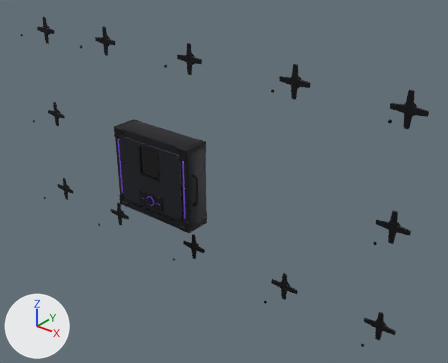
A saved change to the glTF model gadgets/wall-fortification/wall-fortification-xl.glb.
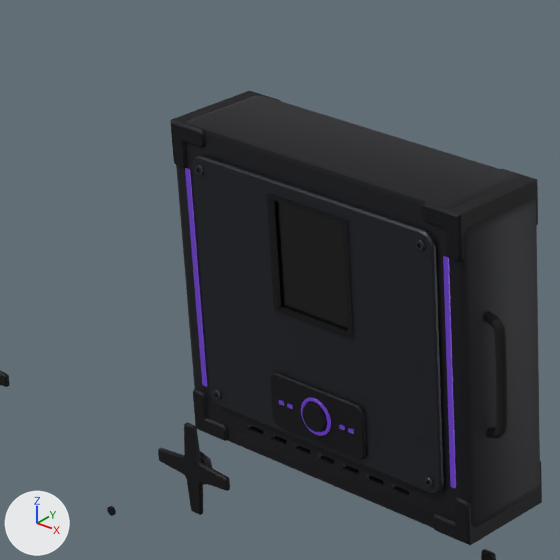
Old and new are each drawn whole from a camera (50 mm lens) standing at (3.29, -3.4, 3.17) and looking at (0.36, 0.26, 0.9) and again close up on the part from 16% to 47% of the width and 27% to 65% of the height. Every picture has the same lights, and +X, +Y and +Z are marked at lower left. The first two pictures are the older version. Where no turn or scale is listed for an object, it has been applied to the vertices.

Names of what the first close-up shows: 'confirm_ring', 'control_plate', 'control_screen', 'control_screen_frame', 'core_bezel', 'core_corner_caps', 'core_housing', 'core_led', 'handle_right', 'star_plate.011', 'status_pips' and 5 more.
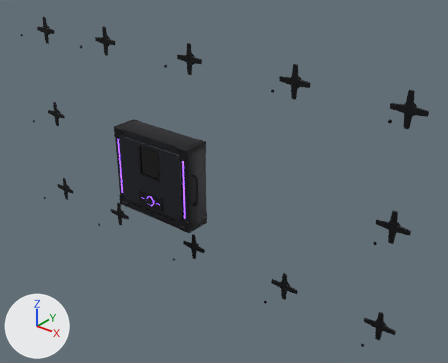
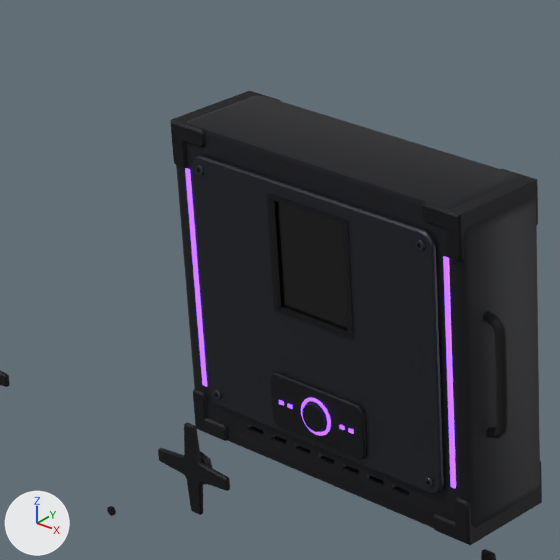
Boxes (x1, y1, x2, y2) around the edits, measured in the close-ups (560 x 560 px):
'core_led', surface changed: (185, 168, 456, 488) in both
'confirm_ring', surface changed (lighter): (301, 397, 331, 436) in both
'status_pips', surface changed: (279, 400, 354, 434) in both

The change in detail:
In material 'led_purple' (mat_led_purple), emission_strength goes from 0.35 to 2.6.
